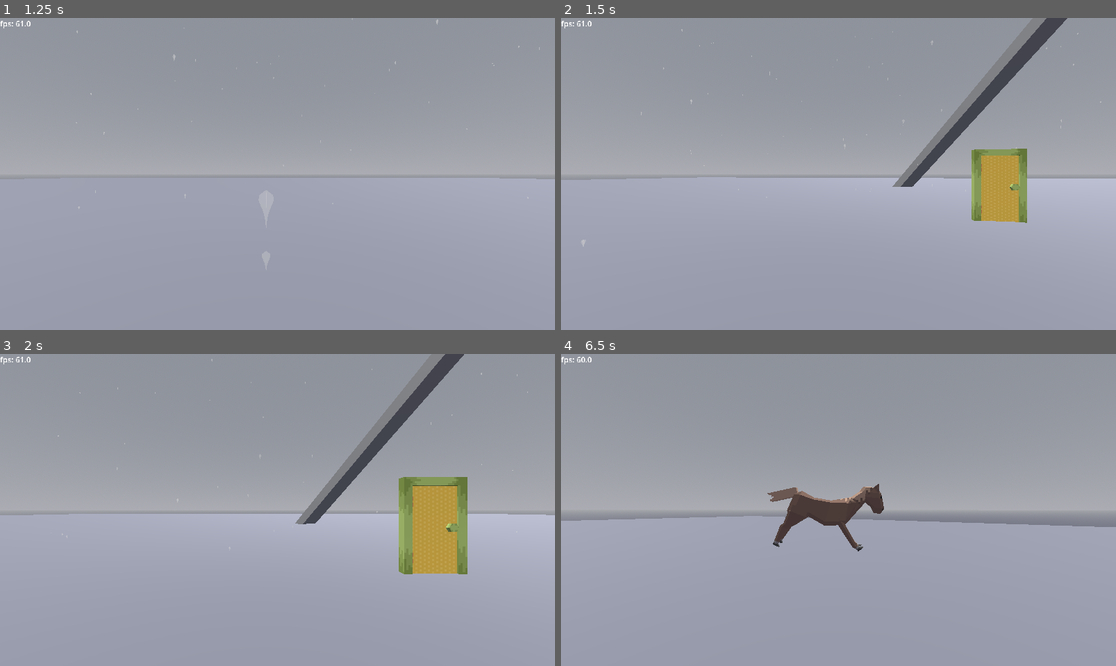
Above: before the commit, frames 1-4 (two rows, left to right).
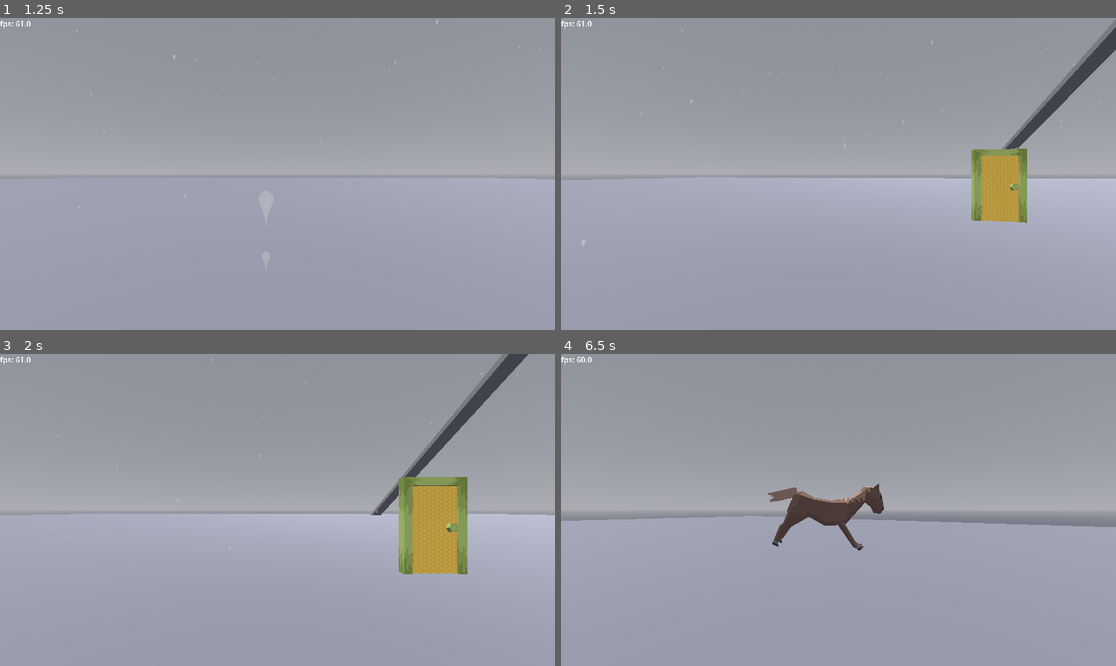
Above: after the commit, the same moments.

Repository: goldm-c/Uma-Nikki
Game: Godot game, scene res://scenes/main.tscn
The game is run twice, just before and just after one commit, with the same random seed, the same clock (stepped at 60 frames per second) and the same inputs.
Inputs (mouse positions are in pixels of both pictures, inside the frame that each line leads up to):
- Up to frame 1 (1.25 s): tap Enter at 0.5 s; move the mouse to (399, 158) at 0.52 s; hold D (move_right) from 0.53 s (still down); hold Tab (camera_switch) from 0.53 s (still down)
- Up to frame 2 (1.5 s): move the mouse to (727, 189) at 1.27 s; release D (move_right) at 1.28 s; release Tab (camera_switch) at 1.28 s; hold S (move_back) from 1.28 s (still down); click (727, 189) at 1.35 s
- Up to frame 3 (2 s): keep holding S (move_back)
- Up to frame 4 (6.5 s): move the mouse to (849, 503) at 2.02 s; release S (move_back) at 2.03 s; hold Shift (shift) 2.03-2.78 s; hold W (move_forward) 2.03-5.78 s; move the mouse to (832, 516) at 2.77 s; tap Space (space) at 2.85, 5.85 s; move the mouse to (877, 513) at 3.52 s; hold Tab (camera_switch) 3.53-4.28 s; move the mouse to (794, 506) at 4.27 s; click (794, 506) at 4.35 s; move the mouse to (844, 510) at 5.02 s; hold Shift (shift) 5.03-5.78 s; move the mouse to (816, 503) at 5.77 s; hold D (move_right) from 5.78 s (still down)

Frame 1 is identical in both runs. In frame 2, 3.9% of the frame differs, in the area x 59-100%, y 0-55%; in frame 3, 3.9%; in frame 4, less than 0.1%.

Commit message:
Ramps work

Diff:
--- a/uma-nikki/scenes/world.tscn
+++ b/uma-nikki/scenes/world.tscn
@@ -117,10 +117,10 @@
 size = Vector3(1, 8, 1)
 
 [sub_resource type="BoxMesh" id="BoxMesh_rwgxs"]
-size = Vector3(3, 4, 3)
+size = Vector3(3, 4, 4)
 
 [sub_resource type="BoxShape3D" id="BoxShape3D_4wyf3"]
-size = Vector3(3, 4, 3)
+size = Vector3(3, 4, 4)
 
 [sub_resource type="BoxMesh" id="BoxMesh_4wyf3"]
 size = Vector3(3, 200, 1)
@@ -199,7 +199,7 @@
 shape = SubResource("BoxShape3D_fj7yv")
 
 [node name="Block3" type="MeshInstance3D" parent="Collision test"]
-transform = Transform3D(0.70710677, 0.49999997, 0.49999997, 0, 0.70710677, -0.70710677, -0.70710677, 0.49999997, 0.49999997, 20.168703, 0.18620014, 0)
+transform = Transform3D(0.70710677, 0.49999997, 0.49999997, 0, 0.70710677, -0.70710677, -0.70710677, 0.49999997, 0.49999997, 20.168703, -0.19612479, 0)
 mesh = SubResource("BoxMesh_rwgxs")
 skeleton = NodePath("../..")
 
@@ -209,7 +209,7 @@
 shape = SubResource("BoxShape3D_4wyf3")
 
 [node name="Block4" type="MeshInstance3D" parent="Collision test"]
-transform = Transform3D(0.70710677, 0.49999997, 0.49999997, 0, 0.70710677, -0.70710677, -0.70710677, 0.49999997, 0.49999997, 31.886065, 46.142586, 0)
+transform = Transform3D(0.99999994, 0, 0, 0, 0.49999994, -0.8660254, 0, 0.8660254, 0.49999994, 31.886065, 46.142586, 0)
 mesh = SubResource("BoxMesh_4wyf3")
 skeleton = NodePath("../..")
 
@@ -218,5 +218,15 @@
 [node name="CollisionShape3D" type="CollisionShape3D" parent="Collision test/Block4/StaticBody3D"]
 shape = SubResource("BoxShape3D_k0juu")
 
+[node name="Block5" type="MeshInstance3D" parent="Collision test"]
+transform = Transform3D(0.7071067, -0.7071067, 0, 0.7071067, 0.7071067, 0, 0, 0, 0.9999999, 29.458595, -0.50068355, -7.714093)
+mesh = SubResource("BoxMesh_rwgxs")
+skeleton = NodePath("../..")
+
+[node name="StaticBody3D" type="StaticBody3D" parent="Collision test/Block5"]
+
+[node name="CollisionShape3D" type="CollisionShape3D" parent="Collision test/Block5/StaticBody3D"]
+shape = SubResource("BoxShape3D_4wyf3")
+
 [node name="Door_MaizeDomain" parent="." instance=ExtResource("2_rwgxs")]
 transform = Transform3D(1, 0, 0, 0, 1, 0, 0, 0, 1, 0, 0, -10)
--- a/uma-nikki/scripts/uma.gd
+++ b/uma-nikki/scripts/uma.gd
@@ -55,6 +55,9 @@
 	if is_camera_motion:
 		_camera_input_direction = event.screen_relative * mouse_sensitivity
 
+func _ready() -> void:
+	pass
+
 func _physics_process(delta: float) -> void:
 	_camera_pivot.rotation.x -= _camera_input_direction.y * delta
 	_camera_pivot.rotation.x = clamp(_camera_pivot.rotation.x, -(PI/2)+0.05, 0) #Clamp vertical camera movement
@@ -88,13 +91,17 @@
 		velocity.y += jump_strength
 
 	#Horse rotation.
+	var collision_angle = get_floor_normal() * move_direction
+
 	if move_direction.length() > 0.2:
 		_last_movement_direction = move_direction
 	var target_angle := Vector3.BACK.signed_angle_to(_last_movement_direction, Vector3.UP)
+
 	_uma.global_rotation.y = lerp_angle(_uma.rotation.y, target_angle, rotation_speed * delta)
-
+	_uma.global_rotation.x = lerp(_uma.global_rotation.x, collision_angle.x + collision_angle.z, rotation_speed * delta)
 	#Animation
 	var ground_speed := velocity.length()
+
 	if is_starting_jump:
 		_anim.play("jumping")
 	elif not is_on_floor() and not fall_anim_started and velocity.y < 0:
